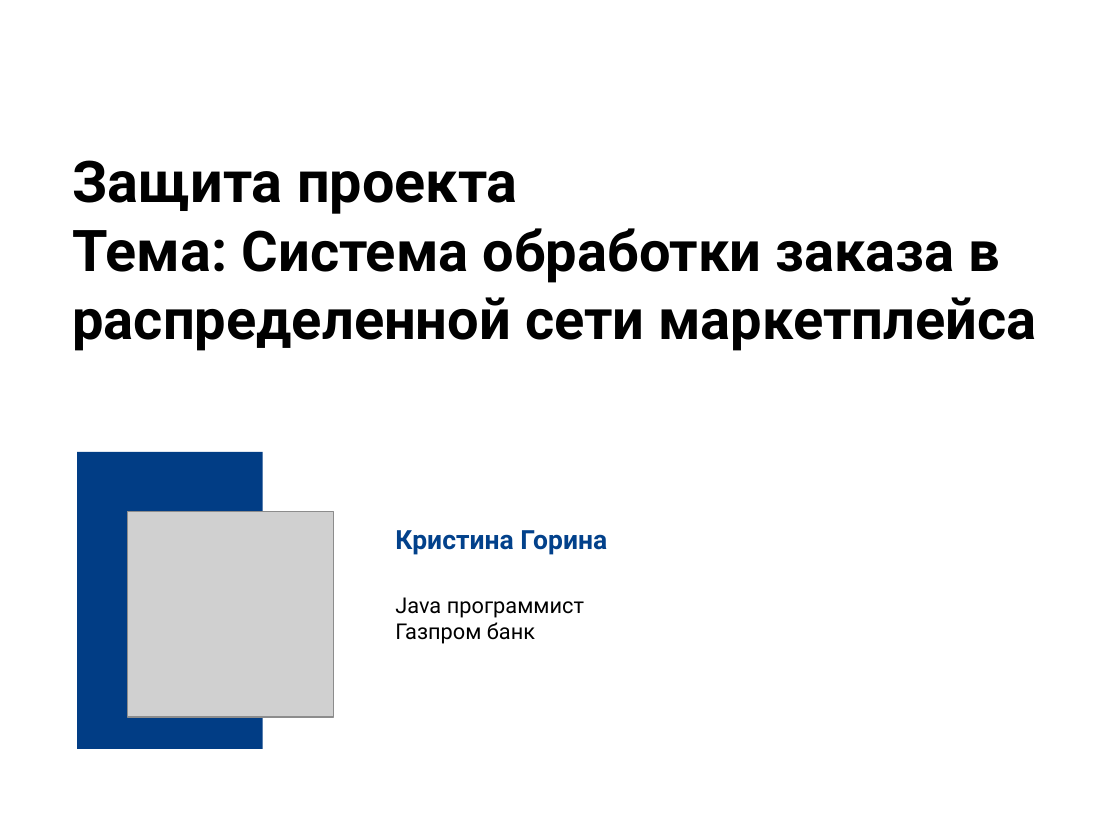
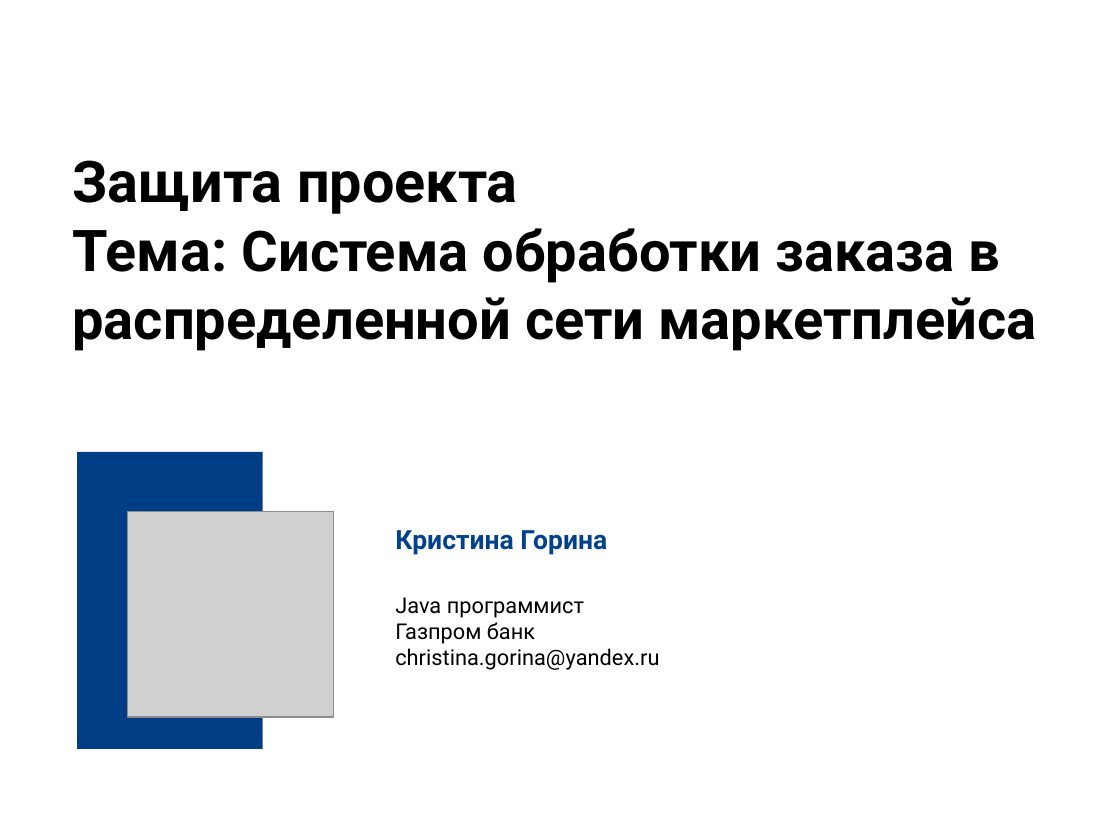
Before and after one commit to christina-gorina/microservices-otus-study, a slide deck: slide 3 of final/marketplace-orders/files/presentation/Презентация.pptx. Drawn at 1120x840 pixels with LibreOffice and Linux fonts; fonts in the diff are those of the drawing; grey boxes stand for pictures; background and template pictures are left out. Boxes give left, top, right and bottom in pixels: in the first picture for what was removed or moved away, otherwise in the second. Text is boxed around its words. In the diff, an @@ line names an element or a change of style, - is before the commit and + after.

```diff
--- a/final/marketplace-orders/files/presentation/Презентация.pptx
+++ b/final/marketplace-orders/files/presentation/Презентация.pptx
@@ subtitle at [395,648,659,670]: paragraph added @@
+christina.gorina@yandex.ru
```
Also in this commit, not shown: 2 other slides changed, 9 slides added, 10 slides removed, 2 other files.
